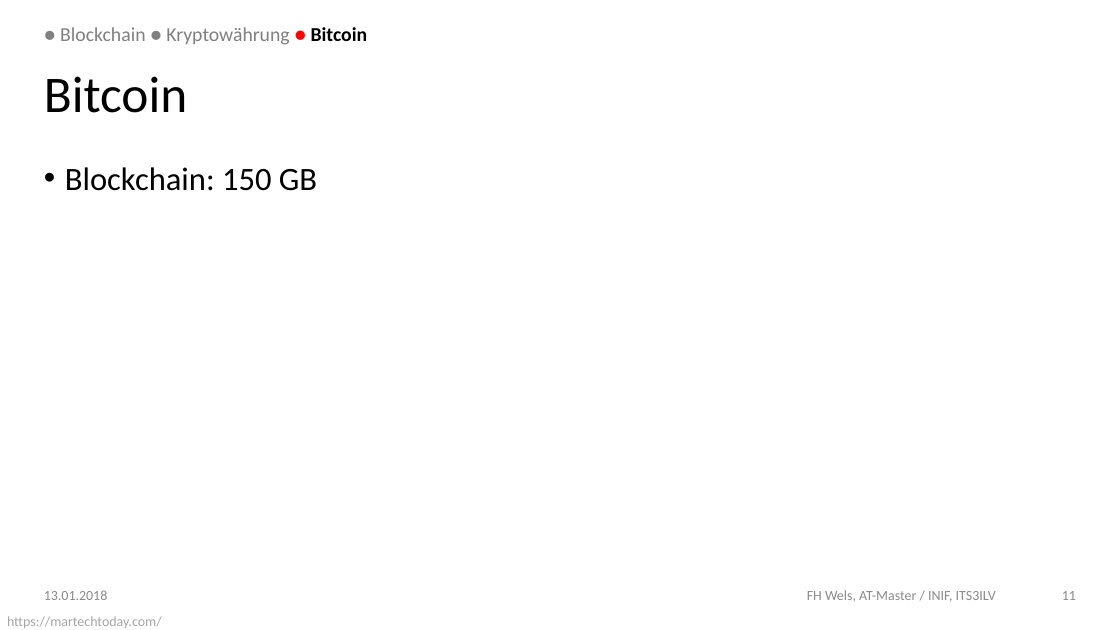
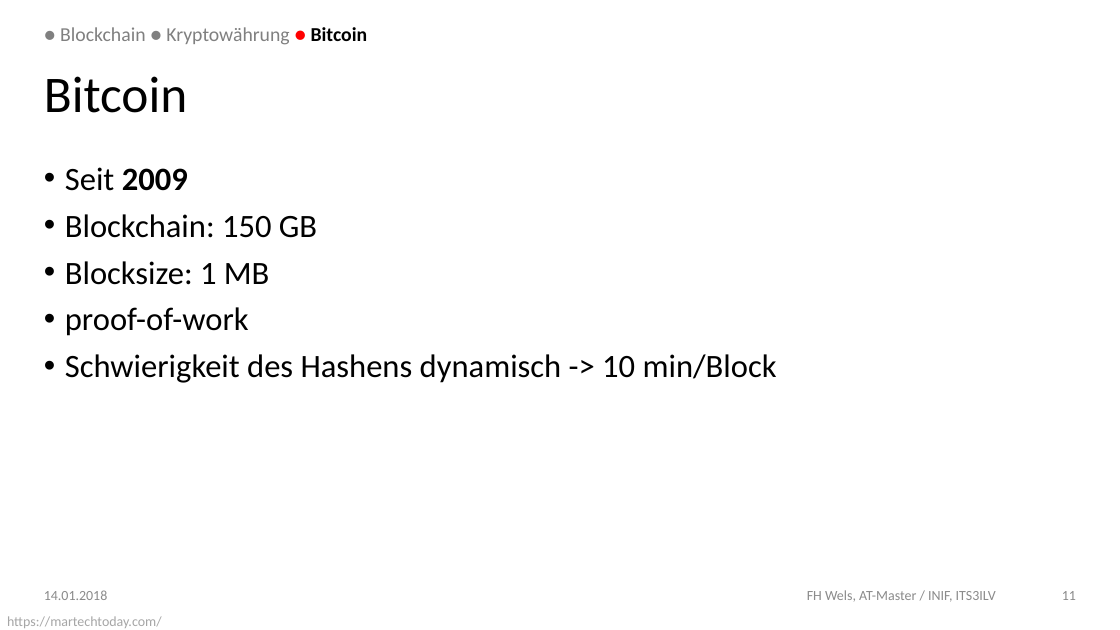
Before and after one commit to DoSchoe/ITS, a slide deck: slide 11 of Präsentation/Blockchain – Technologie.pptx. Drawn at 1120x630 pixels with LibreOffice and Linux fonts; fonts in the diff are those of the drawing; background and template pictures are left out. Boxes give left, top, right and bottom in pixels: in the first picture for what was removed or moved away, otherwise in the second. Text is boxed around its words. In the diff, an @@ line names an element or a change of style, - is before the commit and + after.

```diff
--- a/Präsentation/Blockchain – Technologie.pptx
+++ b/Präsentation/Blockchain – Technologie.pptx
@@ text at <box>65,167,188,191</box>: paragraph added @@
+• Seit 2009
@@ text at <box>65,261,777,383</box>: paragraphs added @@
+• Blocksize: 1 MB
+• proof-of-work
+• Schwierigkeit des Hashens dynamisch -> 10 min/Block
@@ text at <box>44,590,107,600</box>: text changed @@
-13.01.2018
+14.01.2018
```
Also in this commit, not shown: 16 other slides changed, 1 other file.
